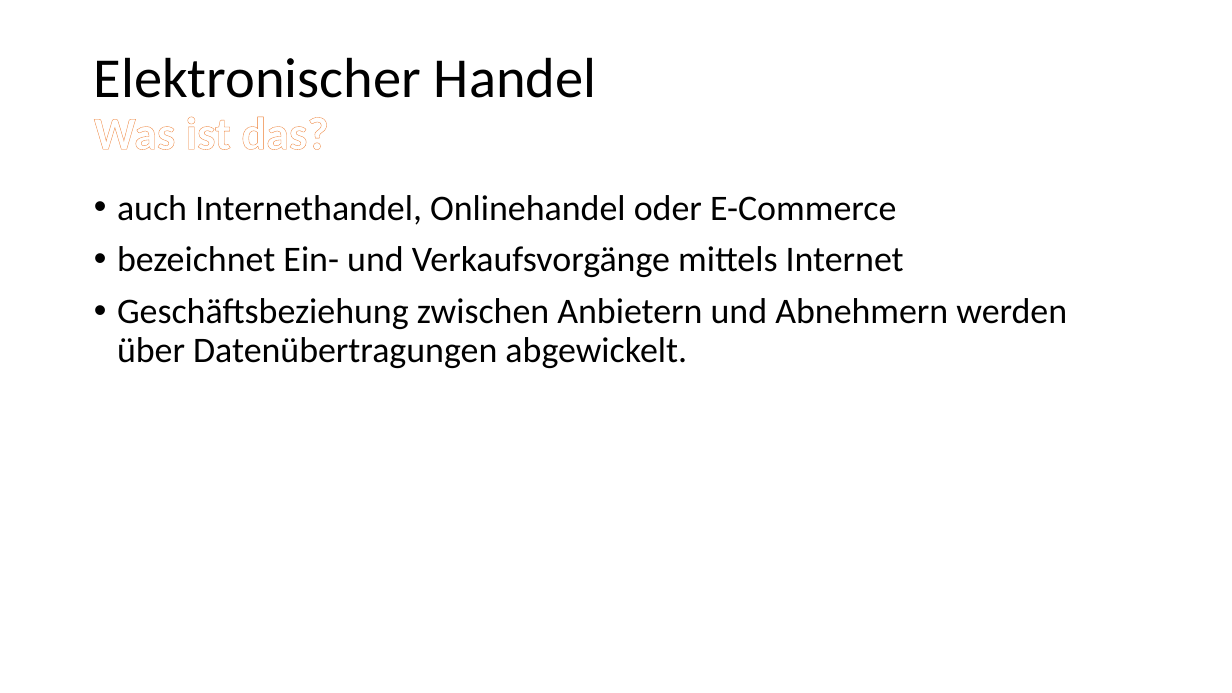
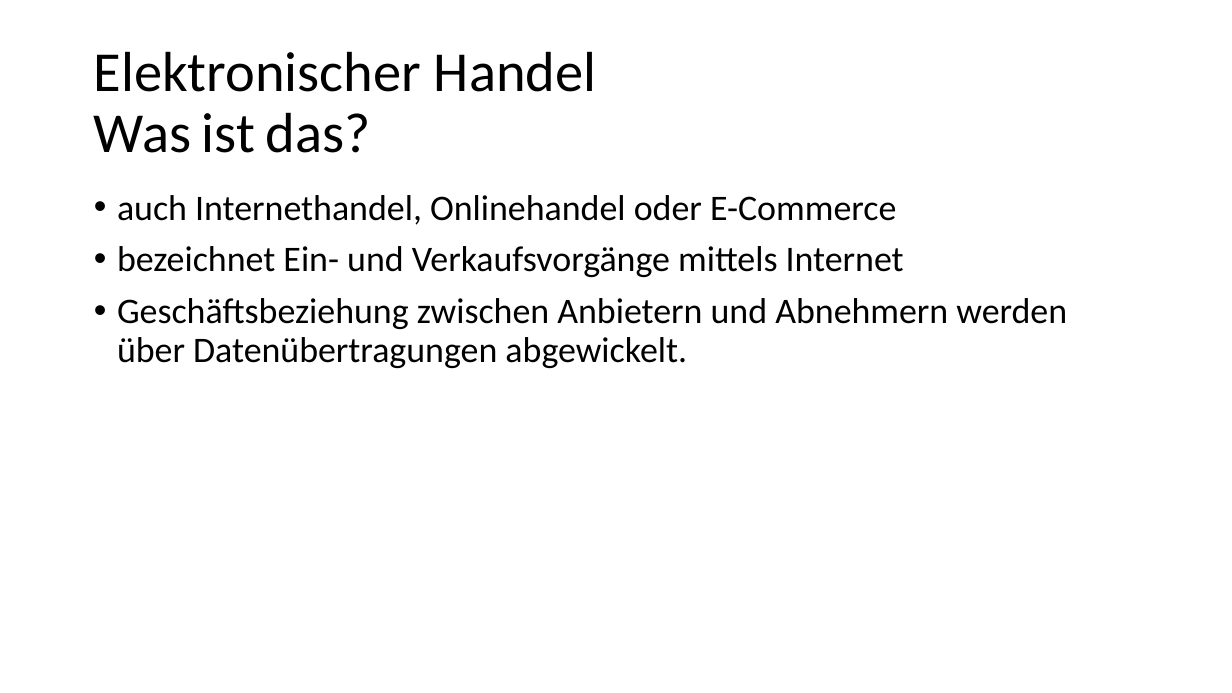
Before and after one commit to BenniGER/homework, a slide deck: slide 3 of e-commerce1.pptx. Drawn at 1232x693 pixels with LibreOffice and Linux fonts; fonts in the diff are those of the drawing. Boxes give left, top, right and bottom in pixels: in the first picture for what was removed or moved away, otherwise in the second. Text is boxed around its words. In the diff, an @@ line names an element or a change of style, - is before the commit and + after.

```diff
--- a/e-commerce1.pptx
+++ b/e-commerce1.pptx
@@ title "Elektronischer Handel Was ist das?" at (x1=94, y1=51, x2=596, y2=153): size 36 to 44 pt, text colour #FFFFFF to #000000, letter outline #ED7D31 0.52 pt to none, bold off in "Was ist das?" @@
```
Also in this commit, not shown: 7 other slides changed.
